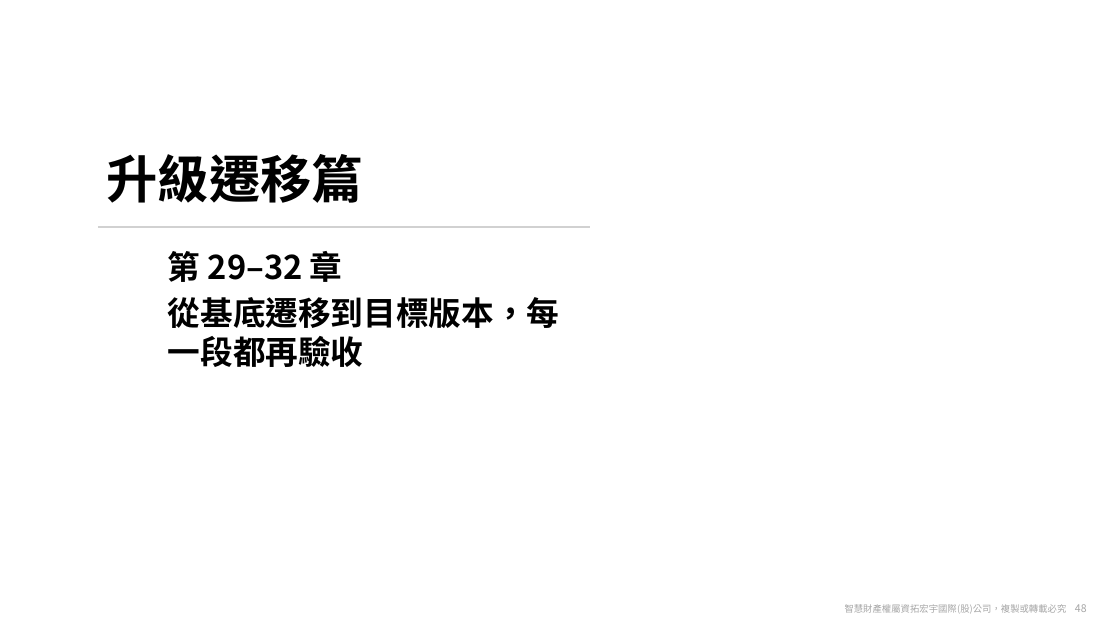
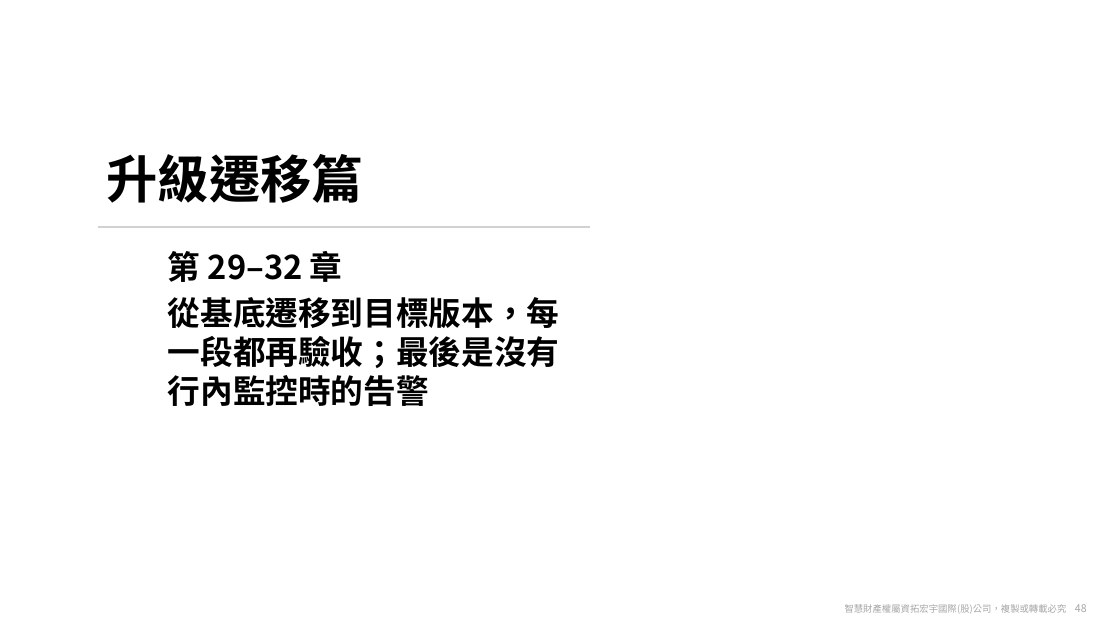
Before and after one commit to zxc81906119/kafka_install_ops, a slide deck: slide 48 of docs/Confluent-手冊導覽.pptx. Drawn at 1120x630 pixels with LibreOffice and Linux fonts; fonts in the diff are those of the drawing; background and template pictures are left out. Boxes give left, top, right and bottom in pixels: in the first picture for what was removed or moved away, otherwise in the second. Text is boxed around its words. In the diff, an @@ line names an element or a change of style, - is before the commit and + after.

```diff
--- a/docs/Confluent-手冊導覽.pptx
+++ b/docs/Confluent-手冊導覽.pptx
@@ text at [168,297,559,406]: text changed @@
-從基底遷移到目標版本，每一段都再驗收
+從基底遷移到目標版本，每一段都再驗收；最後是沒有行內監控時的告警
```
Also in this commit, not shown: 5 other slides changed, 49 other files.
